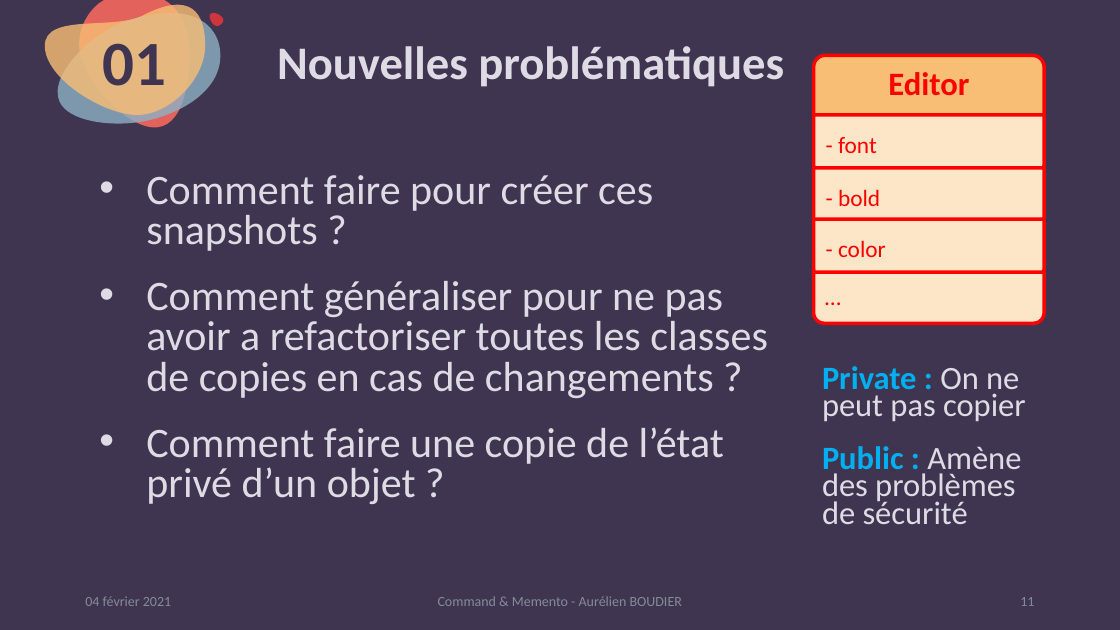
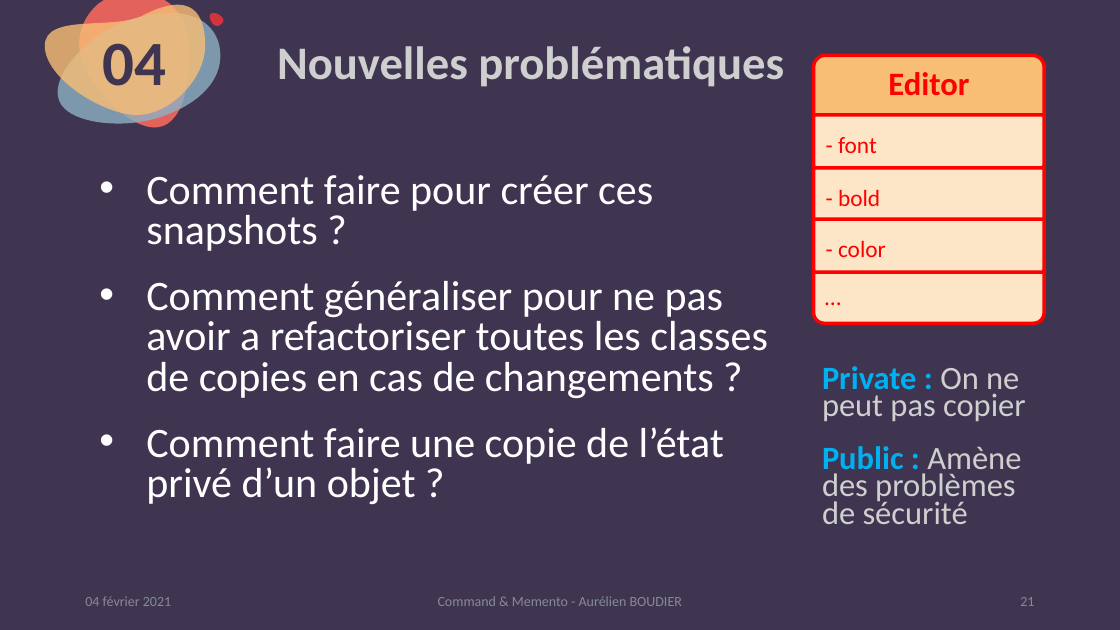
Before and after one commit to kyweez/CDA-14-DESIGN-PATTERN, a slide deck: slide 21 of 01-Powerpoint-presentation/PowerpointPresentation.pptx (slide 11 before the commit). Drawn at 1120x630 pixels with LibreOffice and Linux fonts; fonts in the diff are those of the drawing. Boxes give left, top, right and bottom in pixels: in the first picture for what was removed or moved away, otherwise in the second. Text is boxed around its words. In the diff, an @@ line names an element or a change of style, - is before the commit and + after.

```diff
--- a/01-Powerpoint-presentation/PowerpointPresentation.pptx
+++ b/01-Powerpoint-presentation/PowerpointPresentation.pptx
@@ title "Nouvelles problématiques" at <box>277,46,784,87</box>: text colour #DFDBE5 to #CECFCE @@
@@ text at <box>102,43,166,86</box>: text changed @@
-01
+04
@@ text "Comment faire pour créer ces ..." at <box>146,175,768,504</box>: text colour #DFDBE5 to #FFFFFF @@
@@ text "Private : On ne peut ..." at <box>822,366,1026,524</box>: text colour #DFDBE5 to #CECFCE in "On ne peut pas copier", "Amène des problèmes de sécurité" @@
@@ page number at <box>1020,597,1034,606</box>: text changed @@
-11
+21
```
Also in this commit, not shown: 10 other slides changed, 7 slides added, 10 slides removed, 6 other files.
